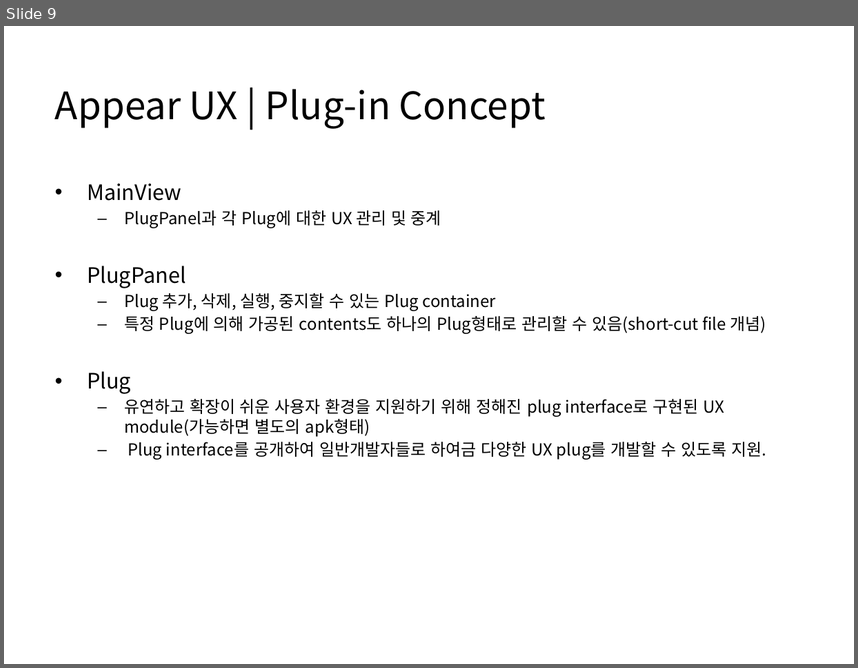
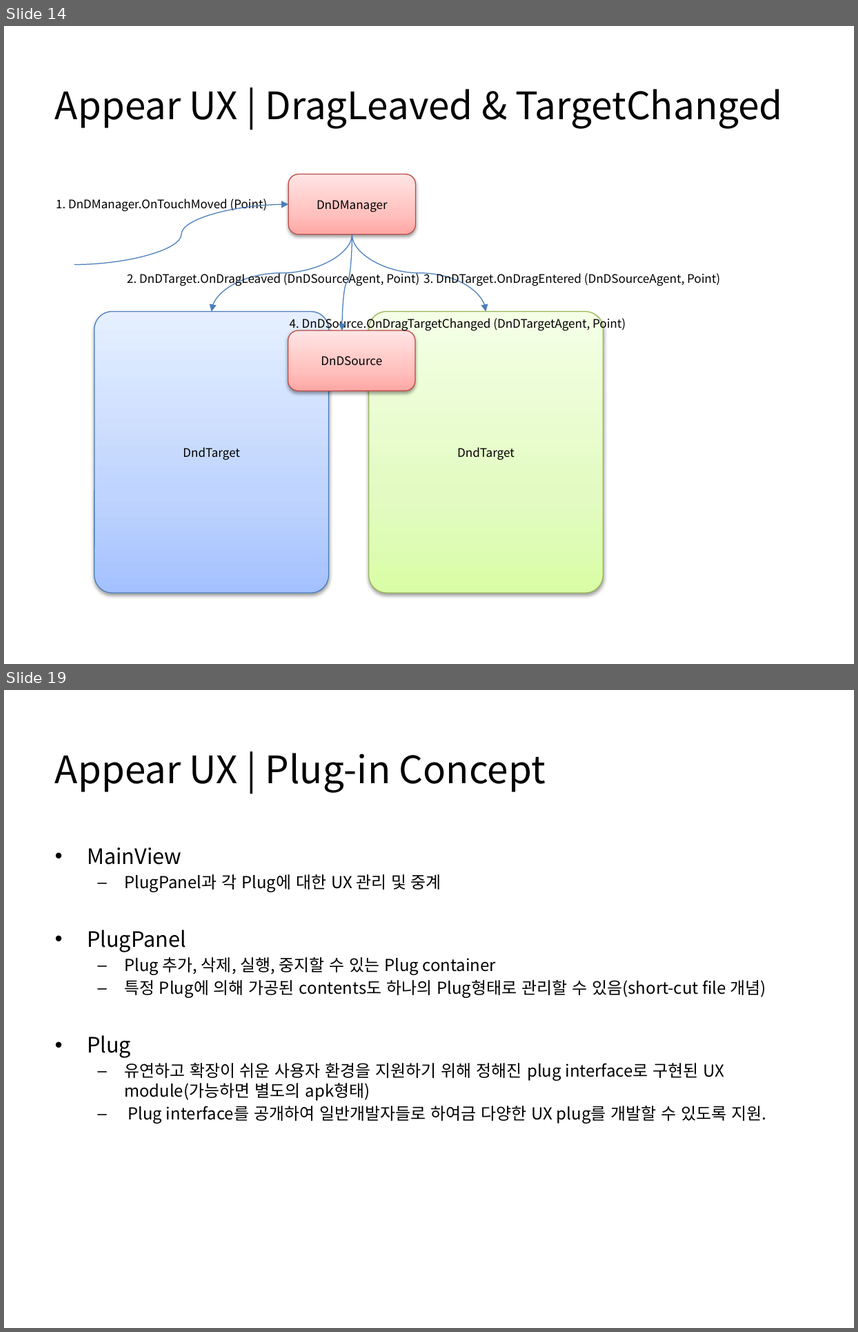
Before and after one commit to Raftel/Storygraph, a slide deck: Storygraph/docs/Appear UX + Storygraph.pptx. Shown one above the other, each under a label of ours: slide 9 before the commit, slides 14 and 19 after it; the slides between them are not shown. The pictures are 858x668 and 858x1332 pixels, drawn with LibreOffice and Linux fonts; fonts in the diff are those of the drawing. Boxes give left, top, right and bottom in pixels: in the first picture for what was removed or moved away, otherwise in the second. Text is boxed around its words. In the diff, an @@ line names an element or a change of style, - is before the commit and + after.

Commit message:
Gesture 및 Drag and Drop 컨셉관련 문서 추가.

```diff
--- a/Storygraph/docs/Appear UX + Storygraph.pptx
+++ b/Storygraph/docs/Appear UX + Storygraph.pptx
@@ slide 14 added at <box>4,26,854,664</box>, background #FFFFFF @@
@@ title added at <box>55,89,783,129</box>, 32 pt, text #000000 @@
+Appear UX | DragLeaved & TargetChanged
@@ rounded rectangle added at <box>289,174,417,234</box>, fill gradient #FFA6A5 to #FFC0BF to #FFE7E7, outline #BF4C48 0.75 pt, 10 pt, text #000000 @@
+DnDManager
@@ text added at <box>56,198,268,212</box>, 10 pt, text #000000 @@
+1. DnDManager.OnTouchMoved (Point)
@@ curved arrow added from (74, 265) to (289, 205), #4B7EBC 0.75 pt @@
@@ curved arrow added from (352, 234) to (212, 312), #4B7EBC 0.75 pt @@
@@ curved arrow added from (352, 234) to (342, 330), #4B7EBC 0.75 pt @@
@@ curved arrow added from (352, 234) to (486, 312), #4B7EBC 0.75 pt @@
@@ text added at <box>127,271,419,287</box>, 10 pt, text #000000 @@
+2. DnDTarget.OnDragLeaved (DnDSourceAgent, Point)
@@ text added at <box>424,272,720,286</box>, 10 pt, text #000000 @@
+3. DnDTarget.OnDragEntered (DnDSourceAgent, Point)
@@ rounded rectangle added at <box>94,312,329,593</box>, fill gradient #A4C4FF to #BFD4FF to #E6EEFF, outline #4B7EBC 0.75 pt, 10 pt, text #000000 @@
+DndTarget
@@ rounded rectangle added at <box>369,312,604,593</box>, fill gradient #DAFDA7 to #E4FCC2 to #F5FFE7, outline #98B955 0.75 pt, 10 pt, text #000000 @@
+DndTarget
@@ rounded rectangle added at <box>288,330,415,391</box>, fill gradient #FFA6A5 to #FFC0BF to #FFE7E7, outline #BF4C48 0.75 pt, 10 pt, text #000000 @@
+DnDSource
@@ text added at <box>290,316,626,332</box>, 10 pt, text #000000 @@
+4. DnDSource.OnDragTargetChanged (DnDTargetAgent, Point)
@@ what was slide 9 is now slide 19 @@
```
Also in this commit, not shown: 2 slides changed, 9 other slides added.
